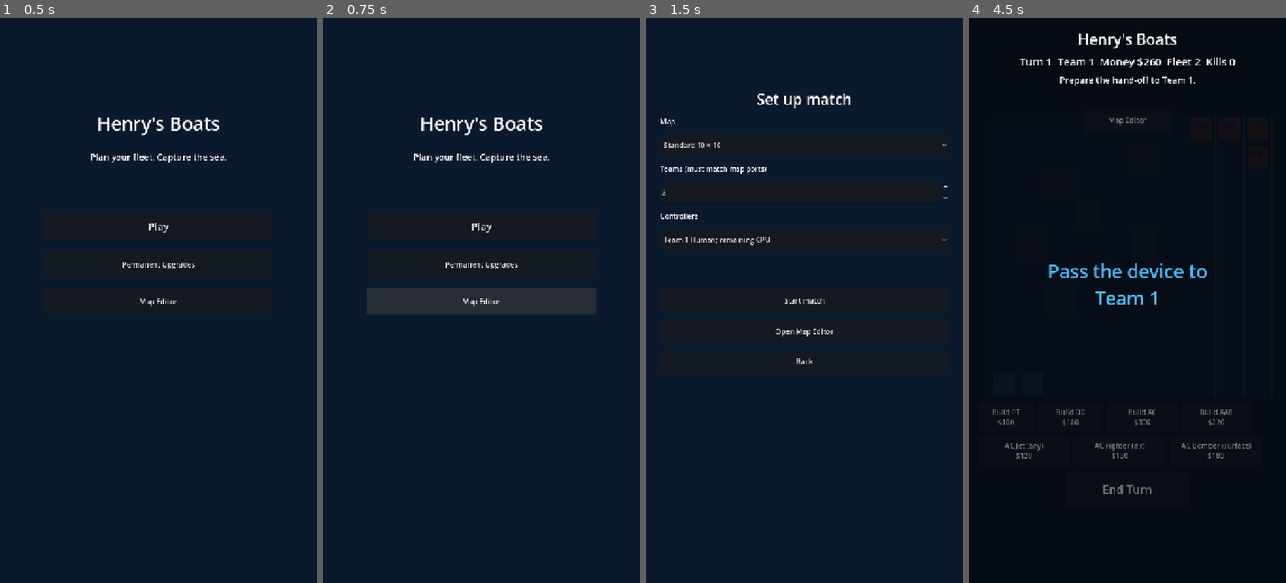
Above: before the commit, frames 1-4 (left to right).
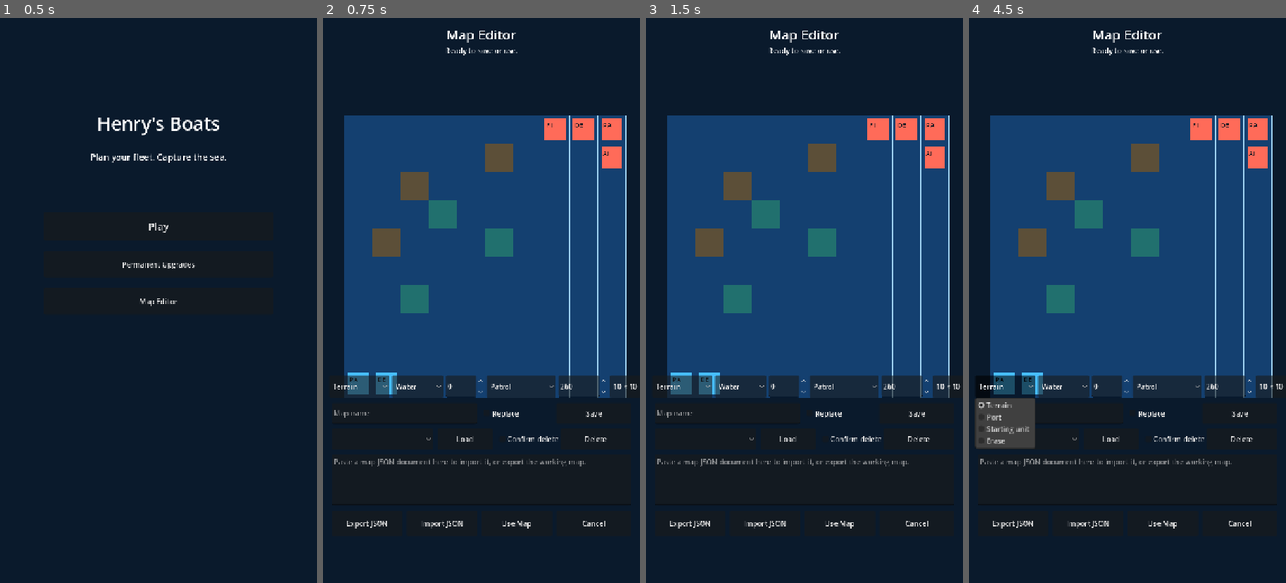
Above: after the commit, the same moments.

Repository: superdav42/henrys-boats
Game: Godot game, scene res://scenes/main.tscn
Same seed, same stepped clock (60 frames per second), same inputs: the game is played once before the commit and once after it.
Inputs (mouse positions are in pixels of both pictures, inside the frame that each line leads up to):
- Up to frame 1 (0.5 s): no input
- Up to frame 2 (0.75 s): click "Map Editor" at 0.5 s
- Up to frame 3 (1.5 s): click (804, 227) at 1.25 s, where only the run before the commit has a clickable "Play"
- Up to frame 4 (4.5 s): click (1127, 362) at 2 s, where only the run before the commit has a clickable "Back"; click (1127, 227) at 2.75 s, where only the run before the commit has a clickable "Play"; click (1127, 300) at 3.5 s, where only the run before the commit has a clickable "Start match"; click (1003, 385) at 4.25 s, where only the run after the commit has a clickable "Terrain"

Frame 1 is identical in both runs. In frame 2, 43% of the frame differs, in the area x 3-100%, y 2-91%; in frame 3, 44%; in frame 4, 81%, in the area x 0-100%, y 0-100%.

Commit message:
fix: restore game controls and menu navigation
* fix: allow map board input

* fix: restore menu navigation

Diff:
--- a/scenes/main.tscn
+++ b/scenes/main.tscn
@@ -11,6 +11,7 @@
 offset_right = 720.0
 offset_bottom = 1280.0
 color = Color(0.0392157, 0.101961, 0.172549, 1)
+mouse_filter = 2
 
 [node name="MapBoard" parent="." instance=ExtResource("2_map_board")]
 visible = false
--- a/scenes/upgrade_screen.tscn
+++ b/scenes/upgrade_screen.tscn
@@ -62,4 +62,4 @@
 text = "Back"
 
 [connection signal="pressed" from="Panel/Content/ResetButton" to="." method="_on_reset_pressed"]
-[connection signal="pressed" from="Panel/Content/BackButton" to="." method="cancelled.emit"]
+[connection signal="pressed" from="Panel/Content/BackButton" to="." method="_on_back_pressed"]
--- a/scripts/main.gd
+++ b/scripts/main.gd
@@ -111,7 +111,7 @@
 	_open_map_editor()
 
 func _open_map_editor() -> void:
-	if map_editor != null or _player_input_locked():
+	if map_editor != null or (board.visible and _player_input_locked()):
 		return
 	map_editor = MapEditorScene.instantiate()
 	add_child(map_editor)
--- a/scripts/upgrade_screen.gd
+++ b/scripts/upgrade_screen.gd
@@ -56,3 +56,6 @@
 	reset_confirm.button_pressed = false
 	status_label.text = "Profile reset."
 	_refresh()
+
+func _on_back_pressed() -> void:
+	cancelled.emit()
